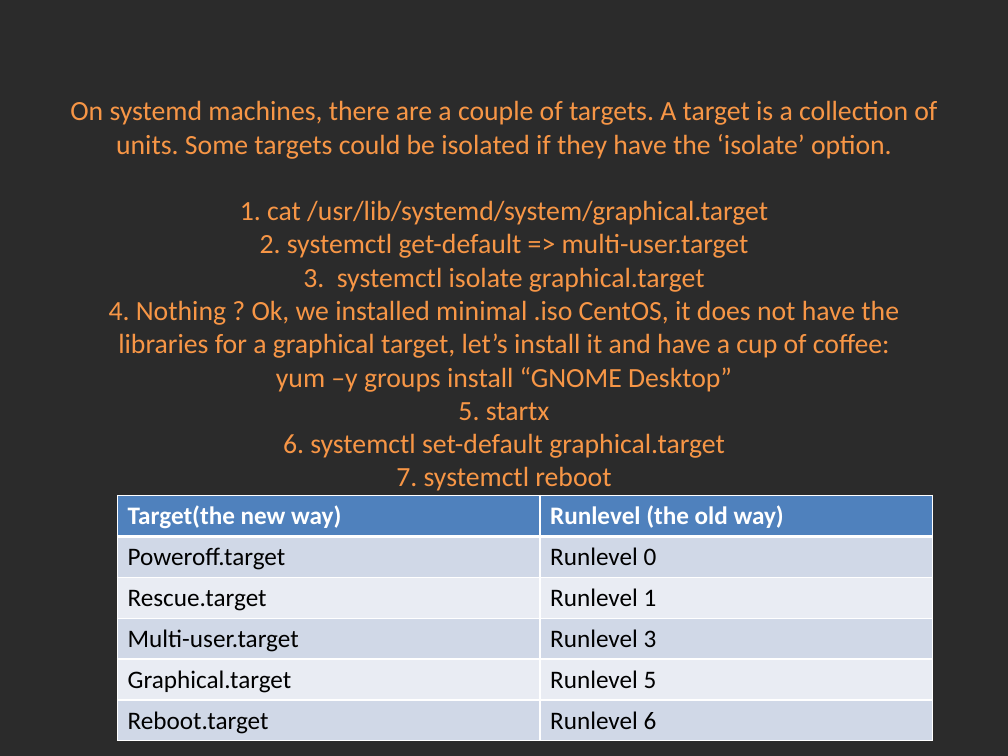
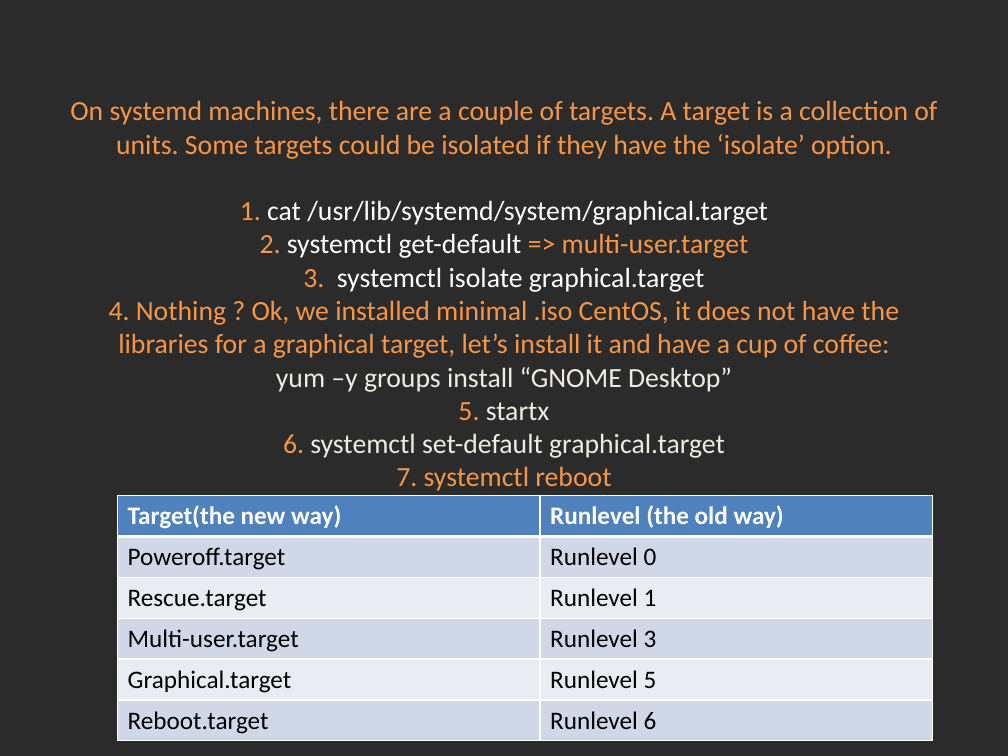
Before and after one commit to Academy-Soft-Intellect/Linux-Course, a slide deck: slide 5 of 10.SystemD_And_TheBootProcedure/10-SystemDAndTheBootProcedure.pptx. Drawn at 1008x756 pixels with LibreOffice and Linux fonts; fonts in the diff are those of the drawing; background and template pictures are left out; a plain dark background stands for a picture behind light text. Boxes give left, top, right and bottom in pixels: in the first picture for what was removed or moved away, otherwise in the second. Text is boxed around its words. In the diff, an @@ line names an element or a change of style, - is before the commit and + after.

```diff
--- a/10.SystemD_And_TheBootProcedure/10-SystemDAndTheBootProcedure.pptx
+++ b/10.SystemD_And_TheBootProcedure/10-SystemDAndTheBootProcedure.pptx
@@ title "On systemd machines, there are ..." at bbox=[70, 100, 937, 491]: text colour #F79646 to #FFFFFF in "cat /usr/lib/systemd/system/graphical.target systemctl get-d ..."; text colour #F79646 to #EEECE1 in "yum –y groups install “GNOME Desktop” startx ..." @@
```
Also in this commit, not shown: 8 other slides changed, 2 other files.
